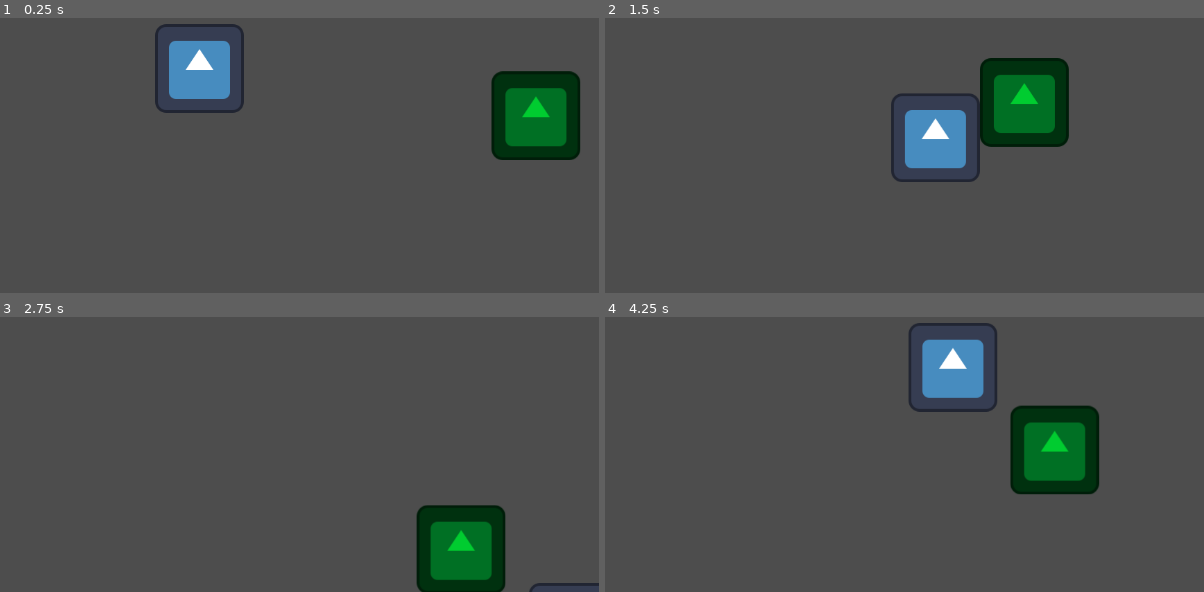
Above: before the commit, frames 1-4 (two rows, left to right).
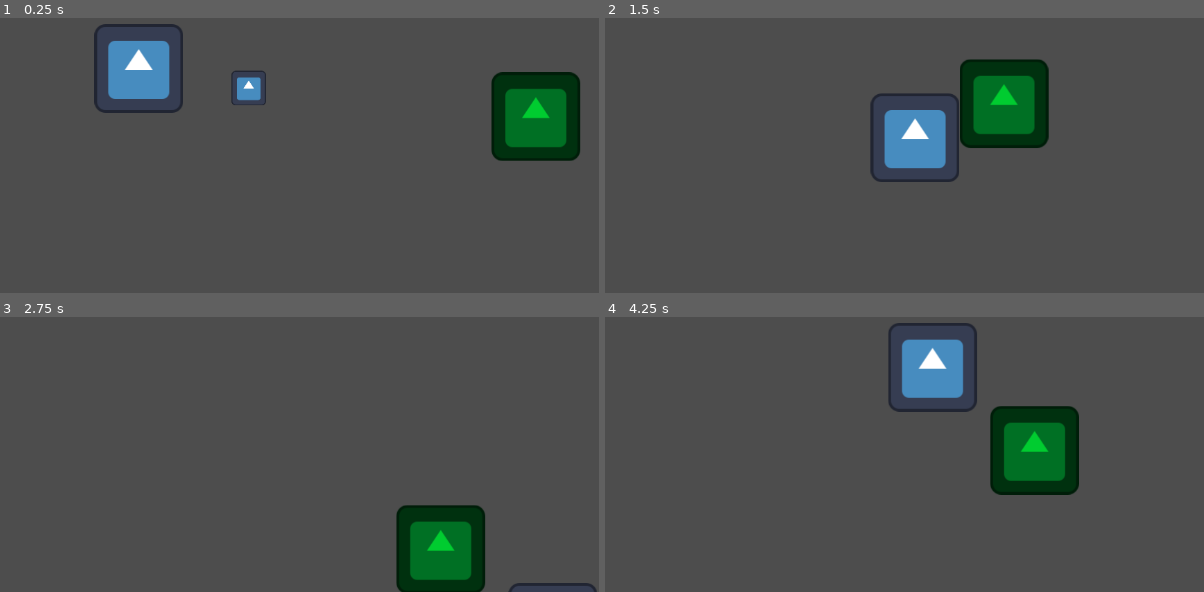
Above: after the commit, the same moments.

Repository: LYGreen/godot_project_test
Game: Godot game, scene res://scenes/node_2d.tscn
Two runs of this game, one before a commit and one after it. Both use one fixed random seed, a clock stepped at 60 frames per second and the inputs below. The engine's default icon, where the game draws it, is replaced by a stand-in: a white triangle on a blue panel in a dark square.
Inputs:
- Up to frame 1 (0.25 s): no input
- Up to frame 2 (1.5 s): hold D (move_right) 0.53-1.28 s; hold S (move_down) from 1.28 s (still down)
- Up to frame 3 (2.75 s): release S (move_down) at 2.03 s; hold D (move_right) from 2.03 s (still down)
- Up to frame 4 (4.25 s): release D (move_right) at 2.78 s; hold W (move_up) 2.78-3.53 s; hold A (move_left) from 3.53 s (still down)

The runs differ from the first frame. In frame 1, 5.7% of the frame differs, in the area x 15-97%, y 2-52%; in frame 2, 5.9%; in frame 3, 3.6%; in frame 4, 6.0%, in the area x 47-83%, y 2-65%.

Commit message:
new feature

Diff:
--- /dev/null
+++ b/prefabs/drop.tscn
@@ -0,0 +1,16 @@
+[gd_scene load_steps=3 format=3 uid="uid://bv1kfayrtqt7b"]
+
+[ext_resource type="Texture2D" uid="uid://bft6xeo6biyuc" path="res://icon.svg" id="1_qwsob"]
+
+[sub_resource type="RectangleShape2D" id="RectangleShape2D_1c0ky"]
+size = Vector2(50, 50)
+
+[node name="Drop" type="RigidBody2D"]
+
+[node name="Sprite2D" type="Sprite2D" parent="."]
+position = Vector2(9.53674e-07, 0)
+scale = Vector2(0.390625, 0.390625)
+texture = ExtResource("1_qwsob")
+
+[node name="CollisionShape2D" type="CollisionShape2D" parent="."]
+shape = SubResource("RectangleShape2D_1c0ky")
--- a/scenes/node_2d.tscn
+++ b/scenes/node_2d.tscn
@@ -1,7 +1,8 @@
-[gd_scene load_steps=3 format=3 uid="uid://dejl5hqstg686"]
+[gd_scene load_steps=4 format=3 uid="uid://dejl5hqstg686"]
 
 [ext_resource type="PackedScene" uid="uid://byxe35acspm03" path="res://prefabs/player.tscn" id="1_8ec7f"]
-[ext_resource type="PackedScene" uid="uid://cfqwadt2qbkth" path="res://prefabs/enemy.tscn" id="2_bcxmg"]
+[ext_resource type="PackedScene" uid="uid://bv1kfayrtqt7b" path="res://prefabs/drop.tscn" id="2_a6n5b"]
+[ext_resource type="PackedScene" path="res://prefabs/enemy.tscn" id="2_bcxmg"]
 
 [node name="Node2D" type="Node2D"]
 
@@ -11,3 +12,5 @@
 
 [node name="Enemy" parent="." instance=ExtResource("2_bcxmg")]
 position = Vector2(547, 77)
+
+[node name="Drop" parent="." instance=ExtResource("2_a6n5b")]
